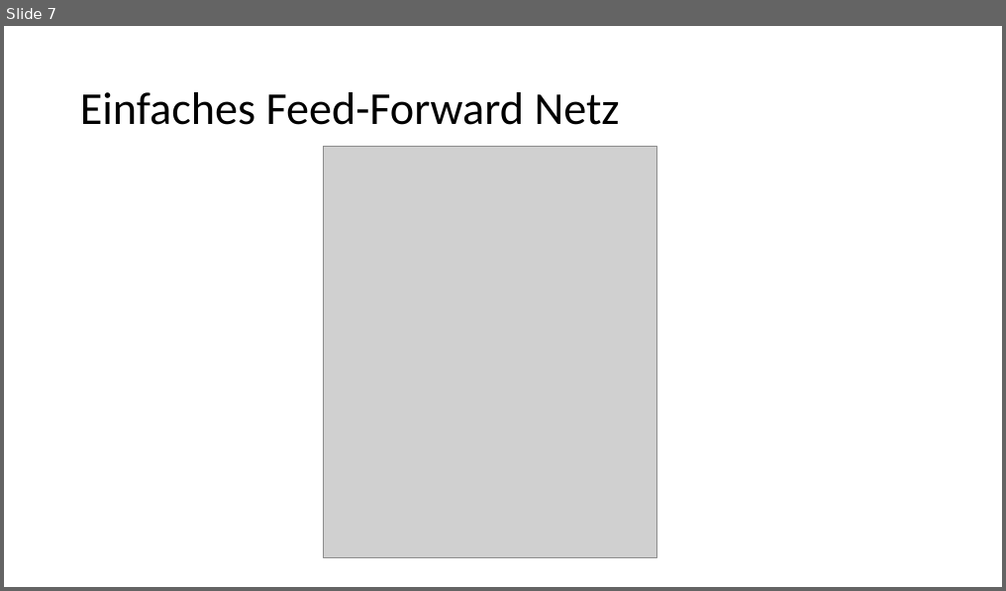
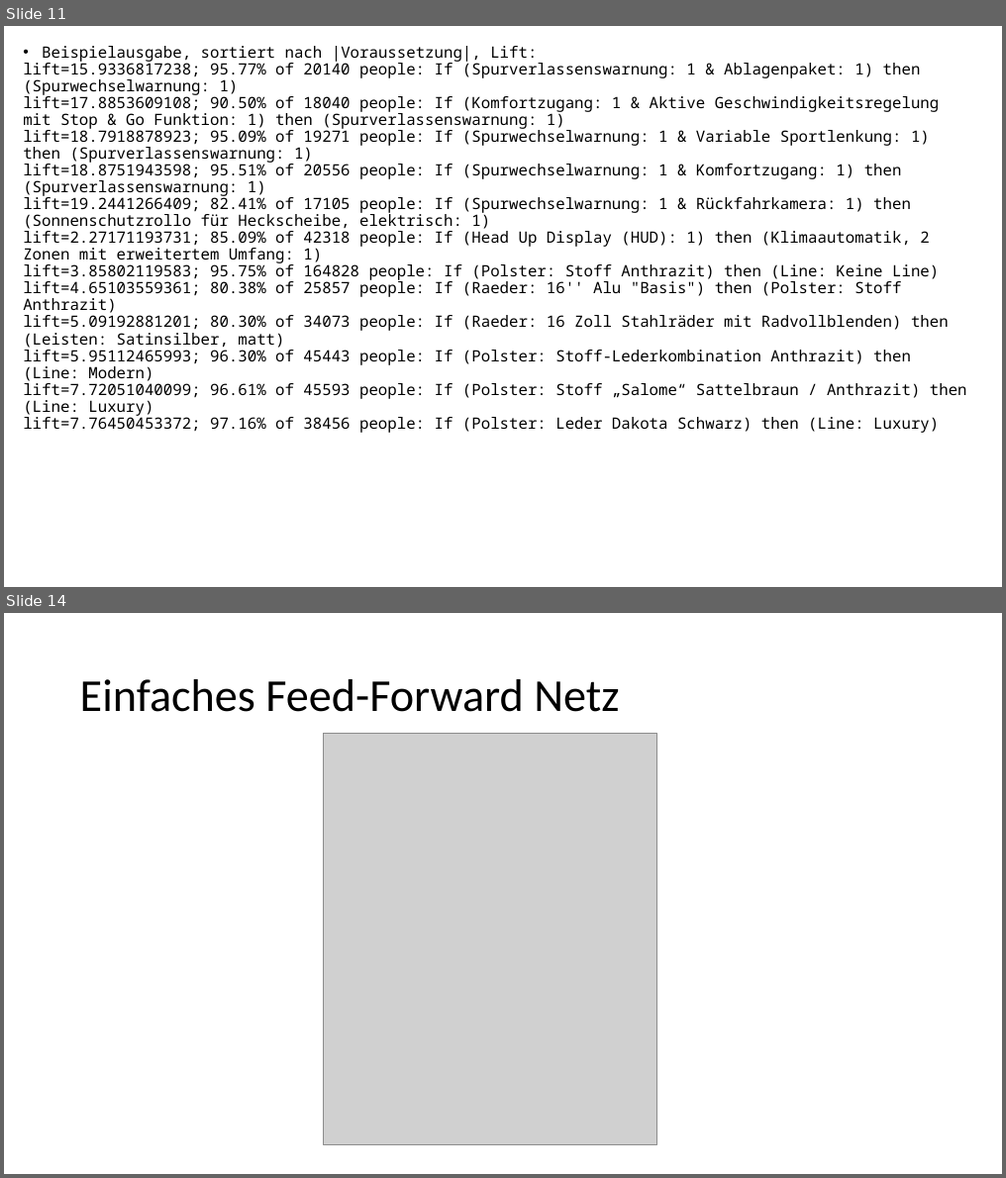
Before and after one commit to ML-KA/ag-dank, a slide deck: DANK Data Challenge.pptx. Shown one above the other, each under a label of ours: slide 7 before the commit, slides 11 and 14 after it; the slides between them are not shown. The pictures are 1006x591 and 1006x1178 pixels, drawn with LibreOffice and Linux fonts; fonts in the diff are those of the drawing; grey boxes stand for pictures. Boxes give left, top, right and bottom in pixels: in the first picture for what was removed or moved away, otherwise in the second. Text is boxed around its words. In the diff, an @@ line names an element or a change of style, - is before the commit and + after.

```diff
--- a/DANK Data Challenge.pptx
+++ b/DANK Data Challenge.pptx
@@ slide 11 added at box(4, 26, 1002, 587), background #FFFFFF @@
@@ text added at box(23, 46, 967, 433), 15 pt, text #000000 @@
+• Beispielausgabe, sortiert nach |Voraussetzung|, Lift:
+lift=15.9336817238; 95.77% of 20140 people: If (Spurverlassenswarnung: 1 & Ablagenpaket: 1) then (Spurwechselwarnung: 1)
+lift=17.8853609108; 90.50% of 18040 people: If (Komfortzugang: 1 & Aktive Geschwindigkeitsregelung mit Stop & Go Funktion: 1) then (Spurverlassenswarnung: 1)
+lift=18.7918878923; 95.09% of 19271 people: If (Spurwechselwarnung: 1 & Variable Sportlenkung: 1) then (Spurverlassenswarnung: 1)
+lift=18.8751943598; 95.51% of 20556 people: If (Spurwechselwarnung: 1 & Komfortzugang: 1) then (Spurverlassenswarnung: 1)
+lift=19.2441266409; 82.41% of 17105 people: If (Spurwechselwarnung: 1 & Rückfahrkamera: 1) then (Sonnenschutzrollo für Heckscheibe, elektrisch: 1)
+lift=2.27171193731; 85.09% of 42318 people: If (Head Up Display (HUD): 1) then (Klimaautomatik, 2 Zonen mit erweitertem Umfang: 1)
+lift=3.85802119583; 95.75% of 164828 people: If (Polster: Stoff Anthrazit) then (Line: Keine Line)
+lift=4.65103559361; 80.38% of 25857 people: If (Raeder: 16'' Alu "Basis") then (Polster: Stoff Anthrazit)
+lift=5.09192881201; 80.30% of 34073 people: If (Raeder: 16 Zoll Stahlräder mit Radvollblenden) then (Leisten: Satinsilber, matt)
+lift=5.95112465993; 96.30% of 45443 people: If (Polster: Stoff-Lederkombination Anthrazit) then (Line: Modern)
+lift=7.72051040099; 96.61% of 45593 people: If (Polster: Stoff „Salome“ Sattelbraun / Anthrazit) then (Line: Luxury)
+lift=7.76450453372; 97.16% of 38456 people: If (Polster: Leder Dakota Schwarz) then (Line: Luxury)
@@ what was slide 7 is now slide 14 @@
```
Also in this commit, not shown: 7 slides changed, 10 other slides added, 1 other file.
